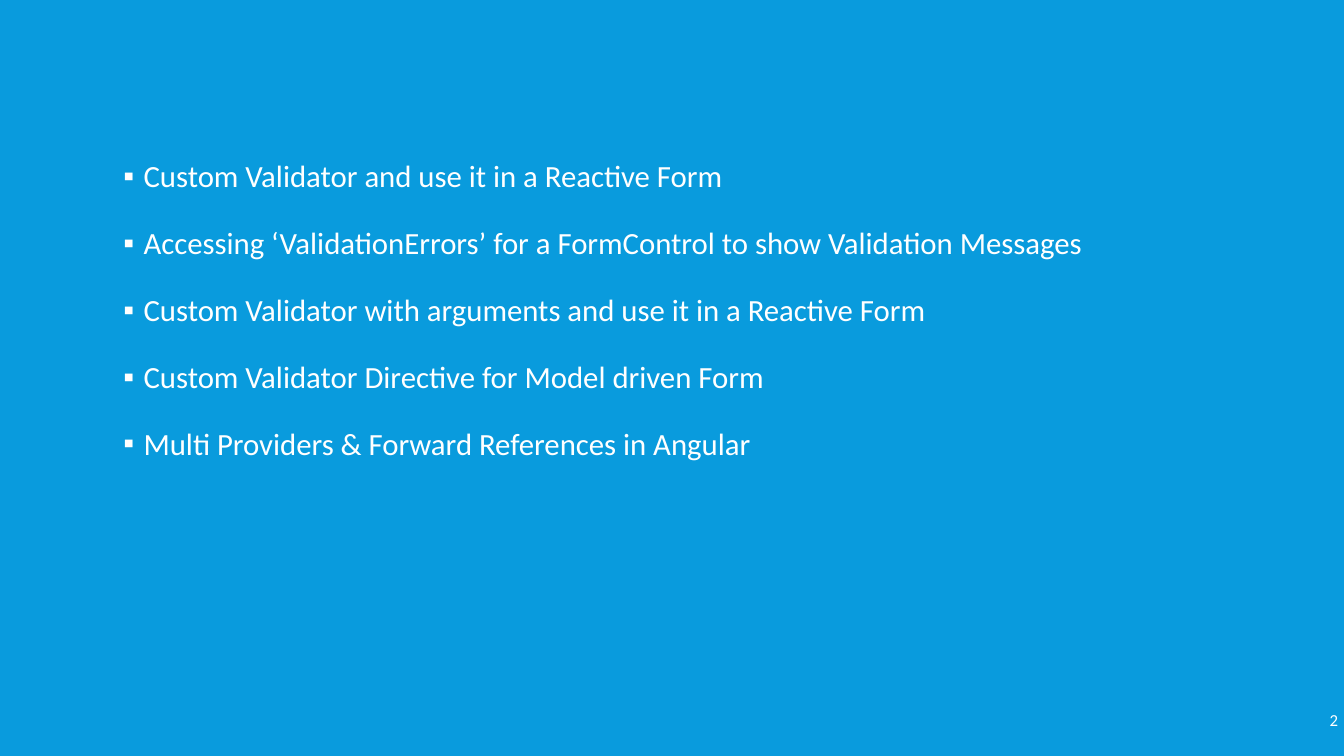
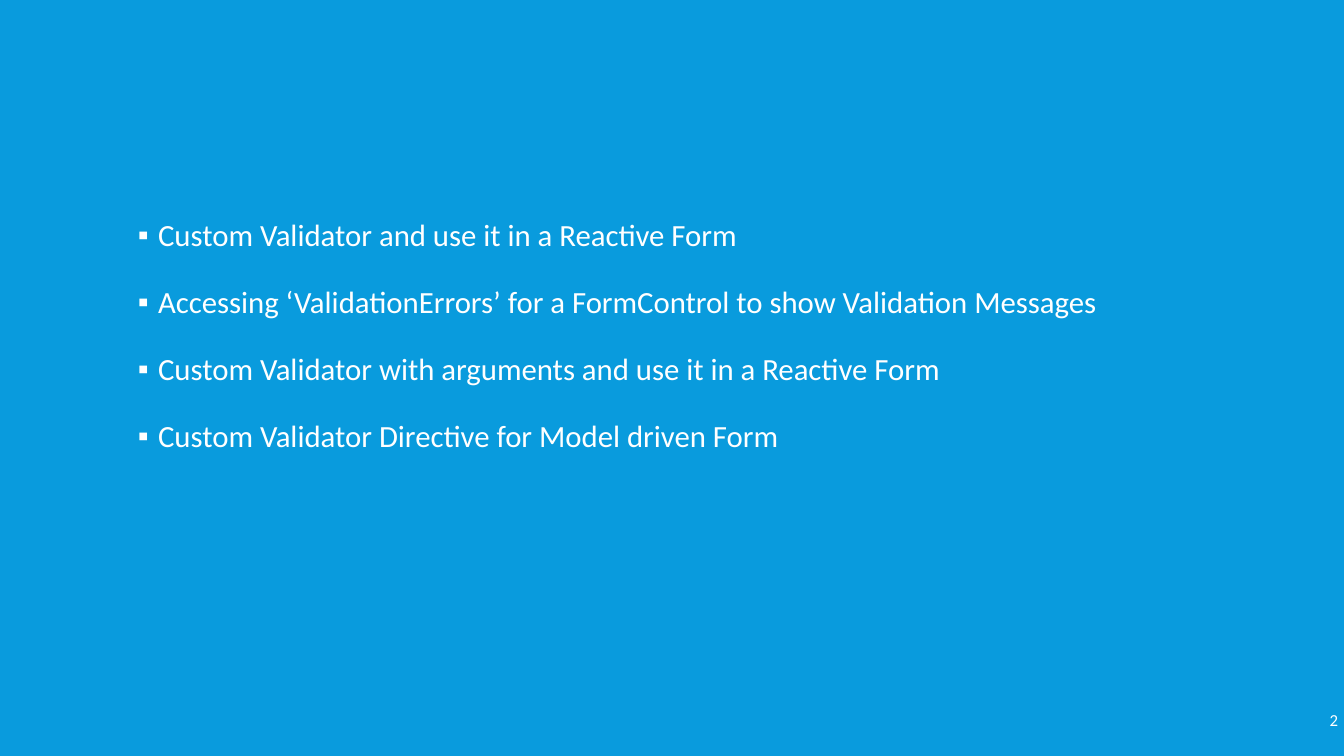
Before and after one commit to timmyktom/angular_validator_directive, a slide deck: slide 2 of Custom Validator & Directive.pptx. Drawn at 1344x756 pixels with LibreOffice and Linux fonts; fonts in the diff are those of the drawing. Boxes give left, top, right and bottom in pixels: in the first picture for what was removed or moved away, otherwise in the second. Text is boxed around its words. In the diff, an @@ line names an element or a change of style, - is before the commit and + after.

```diff
--- a/Custom Validator & Directive.pptx
+++ b/Custom Validator & Directive.pptx
@@ text "Custom Validator and use it ...": place and size @@
-text "Custom Validator and use it ..." at [144,165,1082,461]
+text "Custom Validator and use it ..." at [158,224,1096,448]
@@ text at [144,433,750,461]: paragraph removed @@
-▪ Multi Providers & Forward References in Angular
```
Also in this commit, not shown: 4 other slides changed, 1 slide removed.
